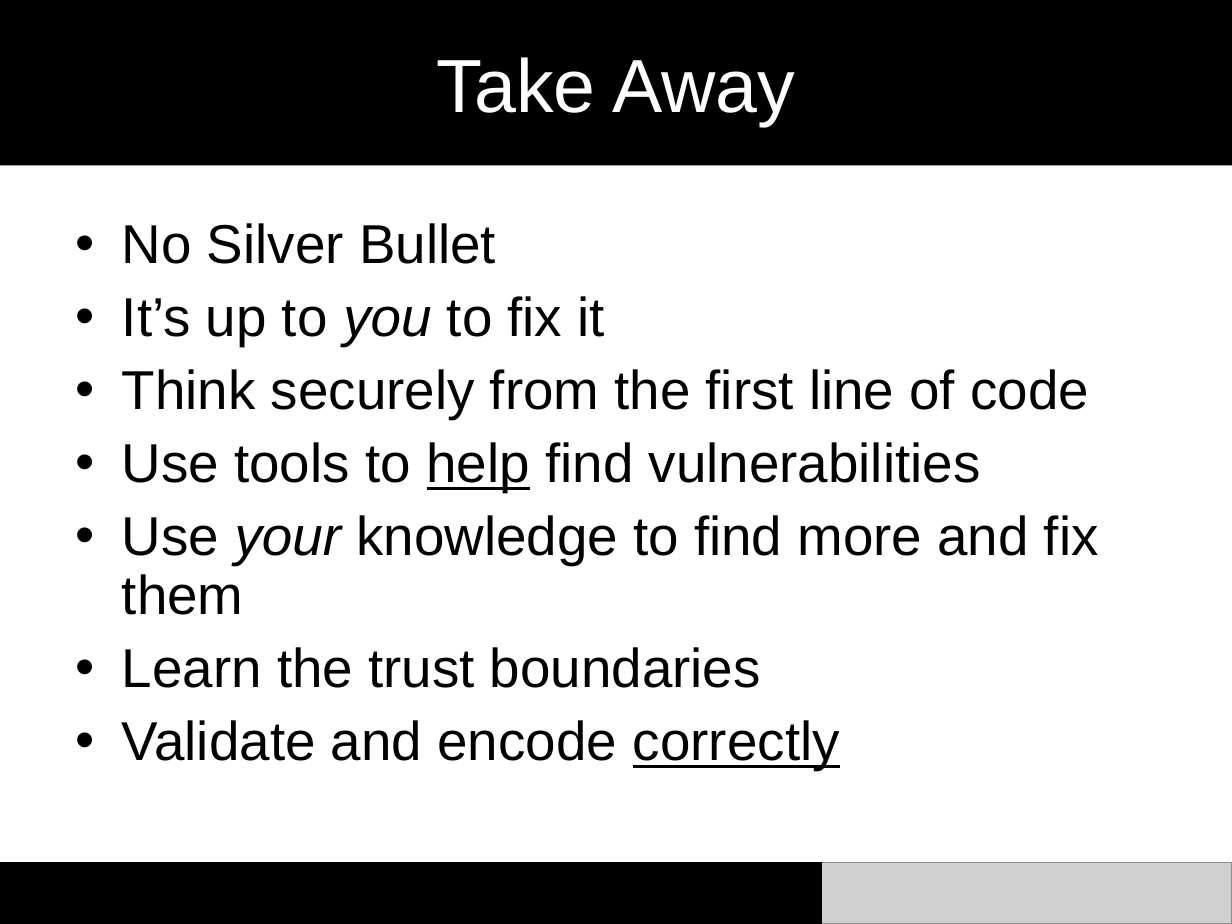
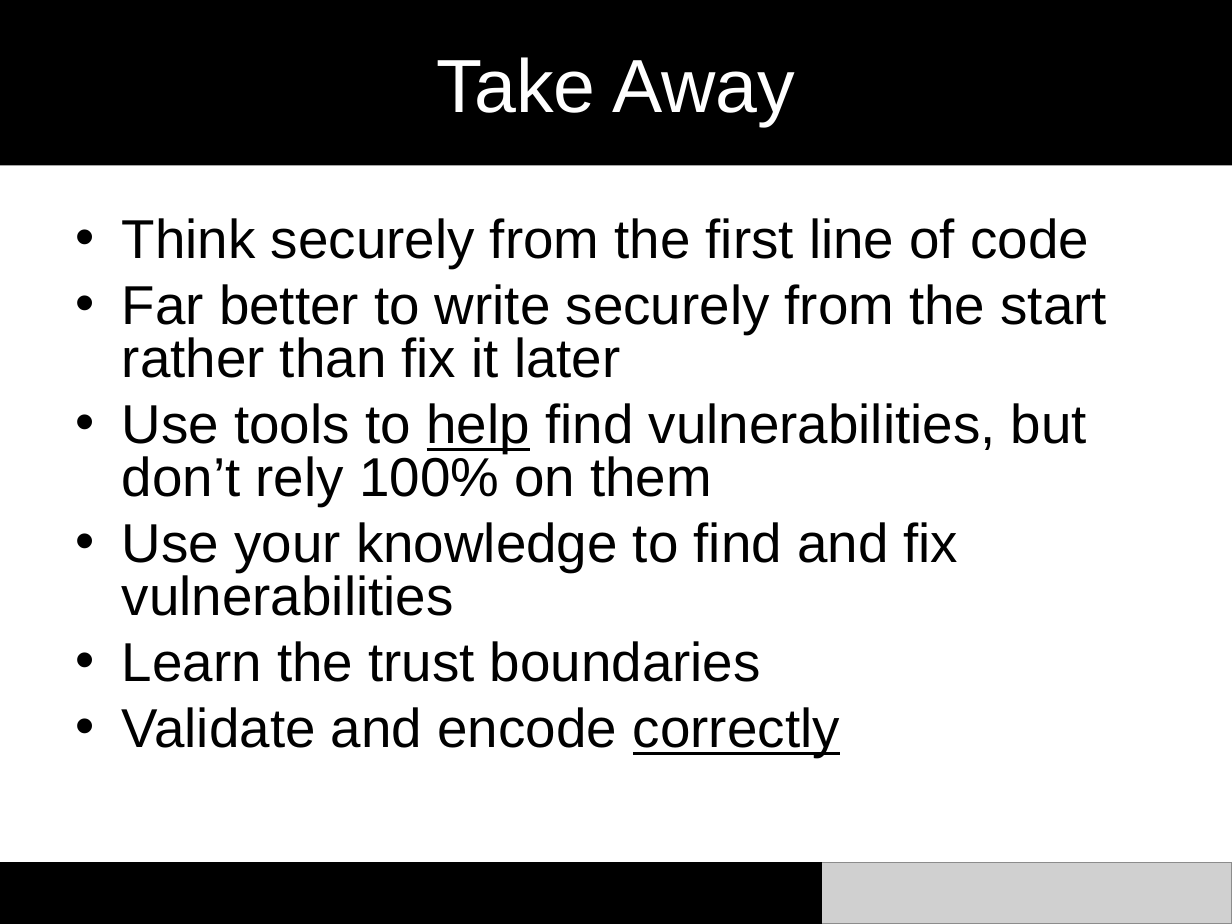
Before and after one commit to marcesher/mxunit-cfmeetups, a slide deck: slide 22 of cfObjective2009SecurityTesting/cf.objective.2009.ppt. Drawn at 1232x924 pixels with LibreOffice and Linux fonts; fonts in the diff are those of the drawing; grey boxes stand for pictures. Boxes give left, top, right and bottom in pixels: in the first picture for what was removed or moved away, otherwise in the second. Text is boxed around its words. In the diff, an @@ line names an element or a change of style, - is before the commit and + after.

Commit message:
tweak

```diff
--- a/cfObjective2009SecurityTesting/cf.objective.2009.ppt
+++ b/cfObjective2009SecurityTesting/cf.objective.2009.ppt
@@ text at bbox=[122, 223, 605, 346]: paragraphs removed @@
-• No Silver Bullet
-• It’s up to you to fix it
@@ text at bbox=[122, 218, 1089, 757]: line spacing 0.9 to 0.8 @@
@@ text at bbox=[122, 284, 1107, 616]: text changed @@
-• Use tools to help find vulnerabilities
-• Use your knowledge to find more and fix them
+• Far better to write securely from the start rather than fix it later
+• Use tools to help find vulnerabilities, but don’t rely 100% on them
+• Use your knowledge to find and fix vulnerabilities
```
